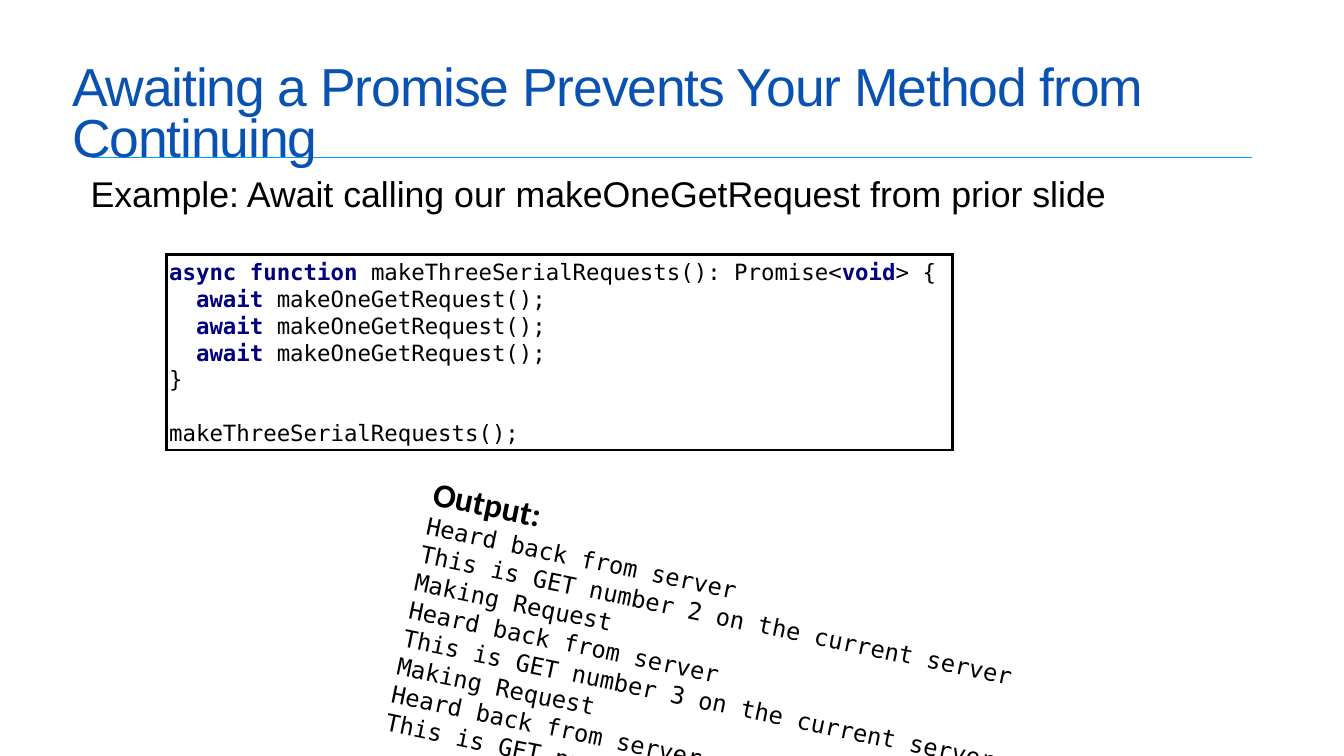
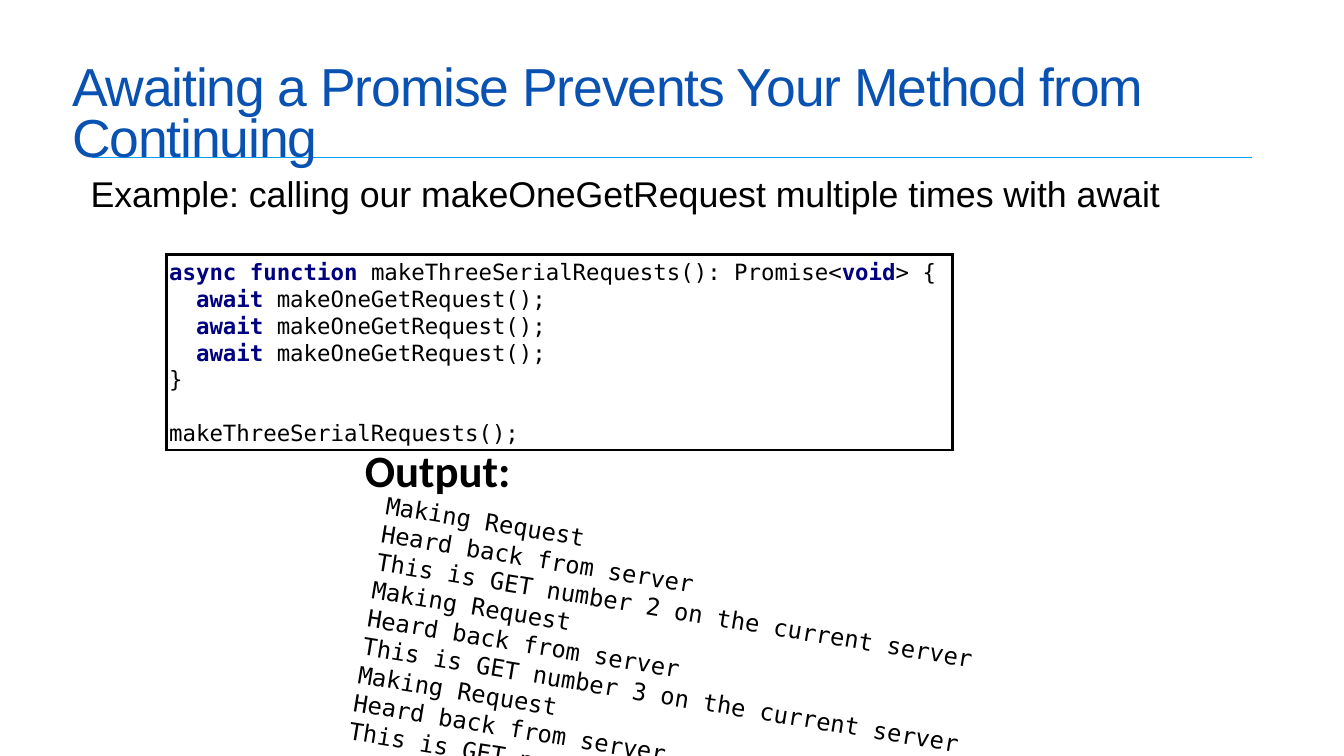
Before and after one commit to neu-se/CS4530-Spring-2022, a slide deck: slide 9 of Slides/Lesson 4.1 Concurrent Programming.pptx (slide 12 before the commit). Drawn at 1344x756 pixels with LibreOffice and Linux fonts; fonts in the diff are those of the drawing. Boxes give left, top, right and bottom in pixels: in the first picture for what was removed or moved away, otherwise in the second. Text is boxed around its words. In the diff, an @@ line names an element or a change of style, - is before the commit and + after.

```diff
--- a/Slides/Lesson 4.1 Concurrent Programming.pptx
+++ b/Slides/Lesson 4.1 Concurrent Programming.pptx
@@ text at <box>91,181,1160,214</box>: text changed @@
-Example: Await calling our makeOneGetRequest from prior slide
+Example: calling our makeOneGetRequest multiple times with await
@@ text added at <box>365,450,511,499</box>, 32 pt, text #000000, bold @@
+Output:
@@ line "Making Request": place and size @@
-line "Making Request" at <box>407,603,878,701</box>
+line "Making Request" at <box>364,617,877,701</box>
@@ text in line at <box>385,497,470,530</box>: text changed; size 24 to 17 pt; font Calibri to DejaVu Sans Mono; bold off @@
-Output:
+Making Request
```
Also in this commit, not shown: 15 other slides changed, 5 slides removed, 1 other file.
